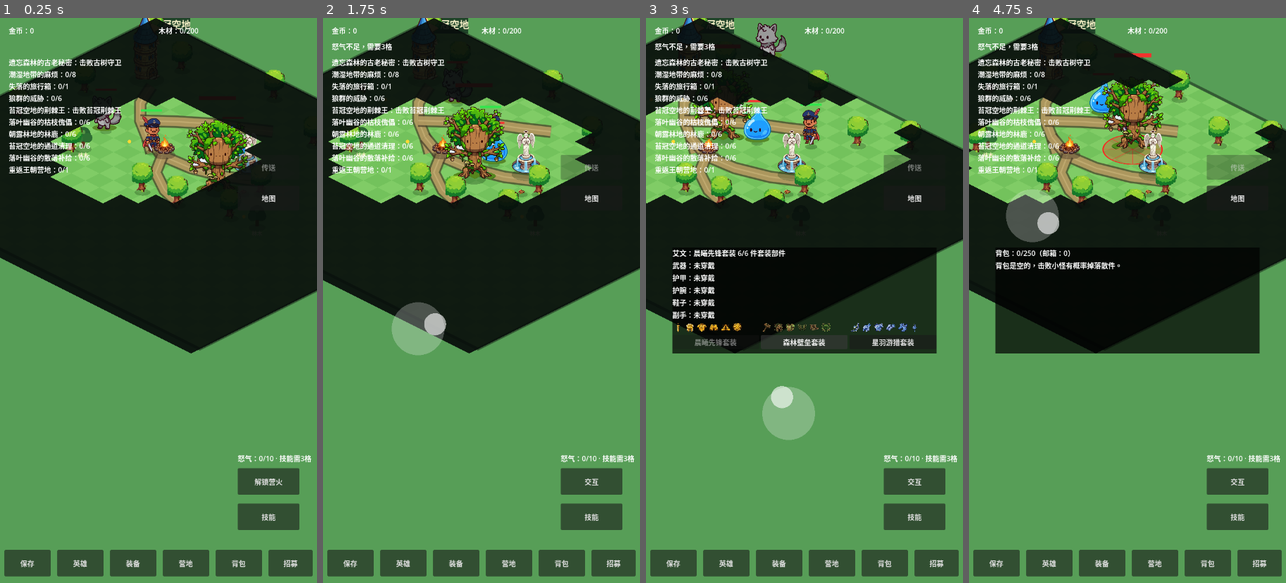
Above: before the commit, frames 1-4 (left to right).
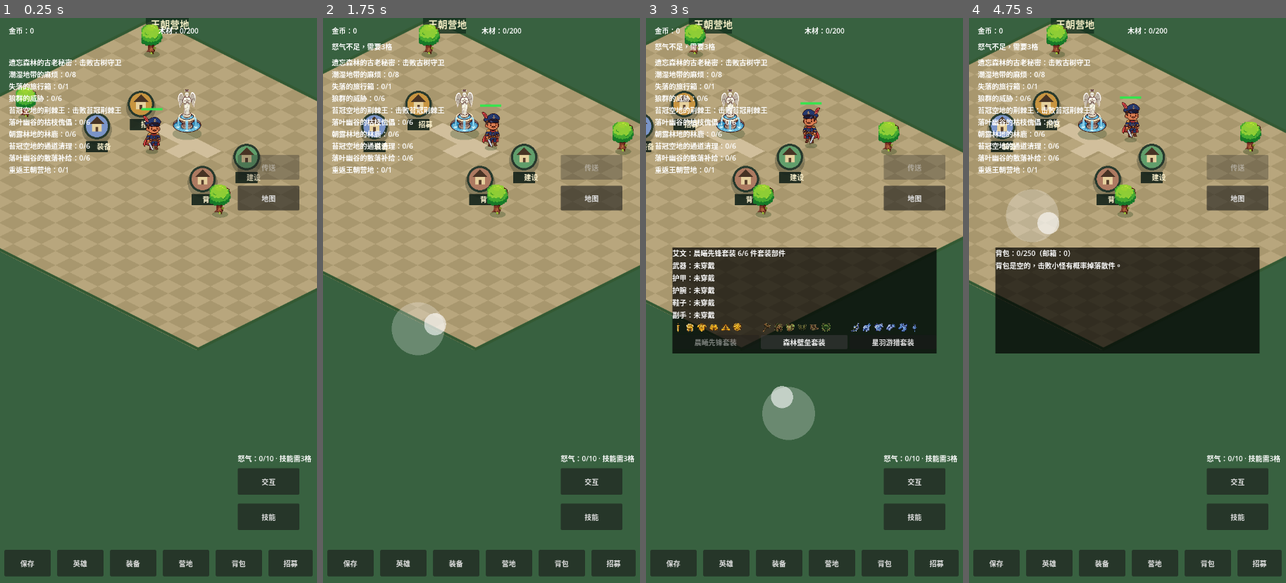
Above: after the commit, the same moments.

Repository: oneyi53/game
Game: Godot game, scene res://scenes/main.tscn
Same seed, same stepped clock (60 frames per second), same inputs: the game is played once before the commit and once after it.
Inputs (mouse positions are in pixels of both pictures, inside the frame that each line leads up to):
- Up to frame 1 (0.25 s): no input
- Up to frame 2 (1.75 s): tap Enter at 0.5 s; move the mouse to (551, 272) at 0.52 s; hold Right (ui_right) 0.53-1.25 s; tap E at 0.6 s; click (551, 272) at 0.67 s; tap Space at 0.77 s; drag from (418, 328) to (589, 283) at 1.27 s
- Up to frame 3 (3 s): move the mouse to (836, 176) at 2.02 s; hold Right (ui_right) 2.03-2.75 s; tap Q at 2.1 s; drag from (788, 413) to (709, 215) at 2.77 s
- Up to frame 4 (4.75 s): move the mouse to (1222, 385) at 3.52 s; hold Left (ui_left) 3.53-4.25 s; tap B at 3.6 s; tap Space at 3.77 s; drag from (1032, 215) to (1178, 283) at 4.27 s

The runs differ from the first frame. In frame 1, 98% of the frame differs, in the area x 0-100%, y 0-100%; in frame 2, 97%; in frame 3, 90%; in frame 4, 91%.

Commit message:
Preserve task-based map unlocks and start new saves in town

Diff:
--- a/scripts/core/world_save_migration.gd
+++ b/scripts/core/world_save_migration.gd
@@ -34,6 +34,15 @@
     var result: Dictionary = save_data.duplicate(true)
     var unlocked: Dictionary = _unlocked_maps(save_data)
 
+    if not save_data.has("map_id") and save_data.get("player_position", null) == null:
+        result["map_id"] = TOWN
+        result["player_position"] = _position_to_data(SPAWNS[TOWN])
+        return {
+            "data": result,
+            "migrated": true,
+            "map_id": TOWN
+        }
+
     if save_data.has("map_id"):
         var saved_map_id: String = str(save_data.get("map_id", ""))
         var safe_map_id: String = saved_map_id if MAP_IDS.has(saved_map_id) and bool(unlocked.get(saved_map_id, false)) else MOSS_CROWN
@@ -68,12 +77,15 @@
     var elite_defeated: bool = bool(save_data.get("elite_defeated", false))
     var quests: Dictionary = save_data.get("quests", {}) if save_data.get("quests", {}) is Dictionary else {}
     var completed_quests: Dictionary = quests.get("completed", {}) if quests.get("completed", {}) is Dictionary else {}
+    # Old saves may predate this quest ID; an already-defeated elite boss
+    # is treated as completion for migration compatibility only.
+    var moss_quest_done: bool = bool(completed_quests.get("side_moss_crown_king", elite_defeated))
     var valley_quest_done: bool = bool(completed_quests.get("side_valley_puppet", false))
     return {
         TOWN: true,
         MOSS_CROWN: true,
-        FALLEN_LEAF: elite_defeated,
-        MORNING_DEW: elite_defeated and valley_quest_done
+        FALLEN_LEAF: elite_defeated and moss_quest_done,
+        MORNING_DEW: elite_defeated and moss_quest_done and valley_quest_done
     }
 
 
